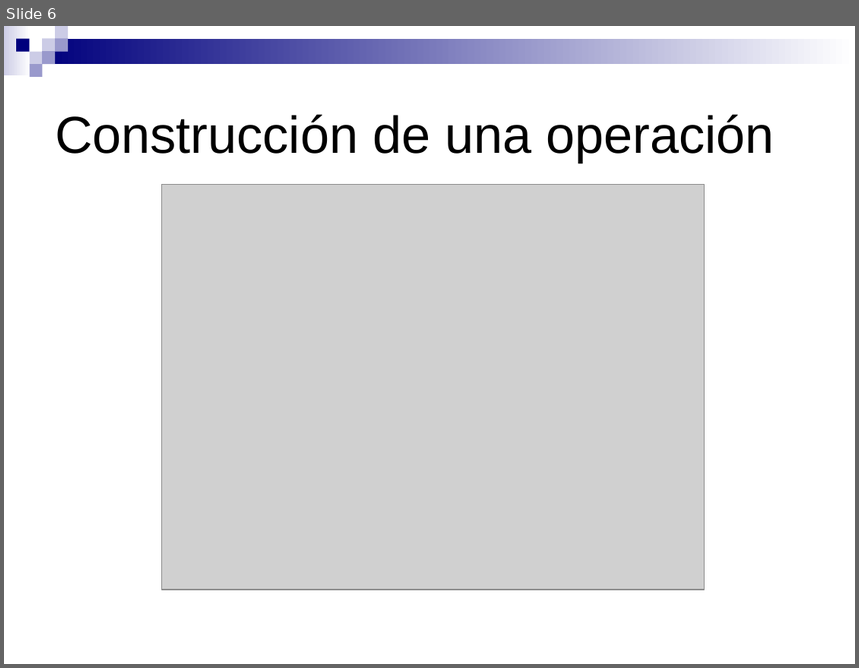
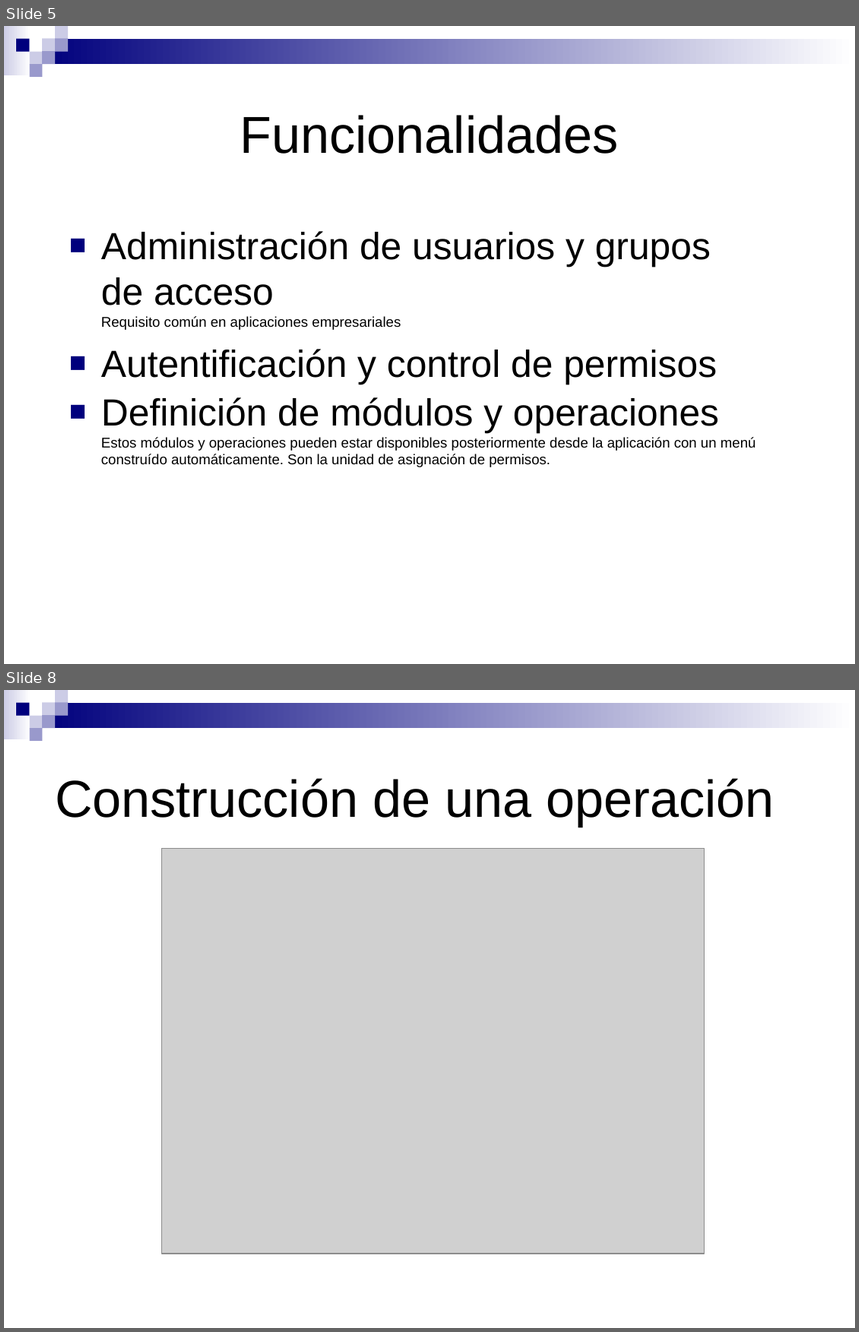
Before and after one commit to SIU-Toba/framework, a slide deck: doc/presentacion/Jornadas JAIIO.ppt. Shown one above the other, each under a label of ours: slide 6 before the commit, slides 5 and 8 after it; the slides between them are not shown. The pictures are 859x668 and 859x1332 pixels, drawn with LibreOffice and Linux fonts; fonts in the diff are those of the drawing; grey boxes stand for pictures. Boxes give left, top, right and bottom in pixels: in the first picture for what was removed or moved away, otherwise in the second. Text is boxed around its words. In the diff, an @@ line names an element or a change of style, - is before the commit and + after.

```diff
--- a/doc/presentacion/Jornadas JAIIO.ppt
+++ b/doc/presentacion/Jornadas JAIIO.ppt
@@ slide 5 added at <box>4,26,855,664</box>, background #FFFFFF; not listed: 9 template elements that a slide beside it also shows @@
@@ title added at <box>240,115,619,154</box>, 44 pt, text #000000 @@
+Funcionalidades
@@ text added at <box>101,231,756,468</box>, 12 pt, text #000000 @@
+■ Administración de usuarios y grupos
+  de acceso
+  Requisito común en aplicaciones empresariales
+■ Autentificación y control de permisos
+■ Definición de módulos y operaciones
+  Estos módulos y operaciones pueden estar disponibles posteriormente desde la aplicación con un menú construído automáticamente. Son la unidad de asignación de permisos.
@@ what was slide 6 is now slide 8 @@
```
Also in this commit, not shown: 3 slides changed, 3 other slides added, 2 slides removed.
